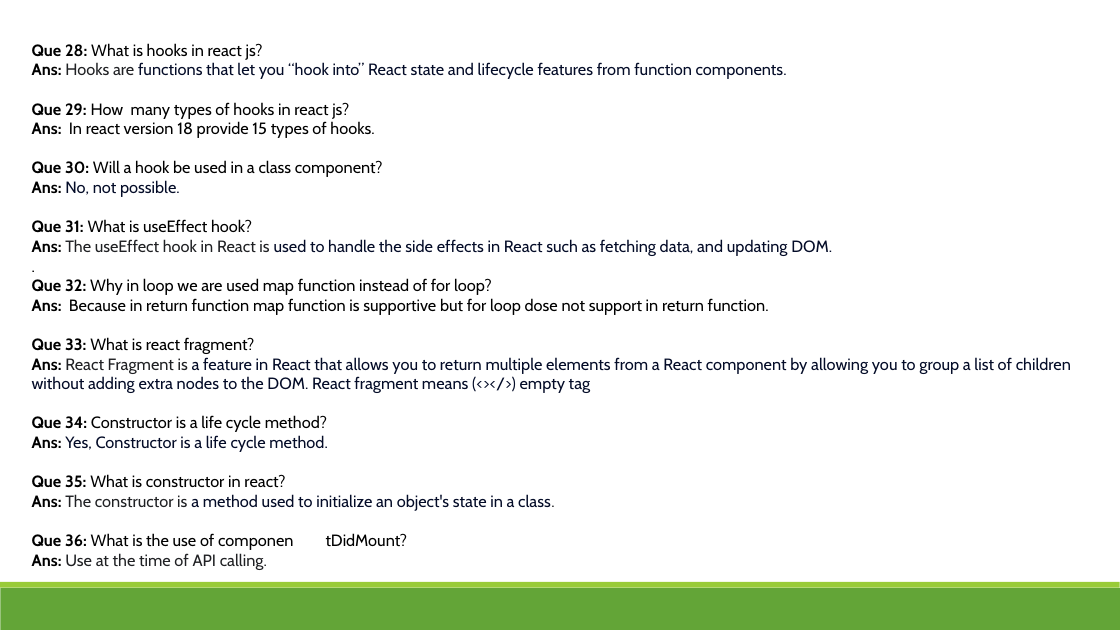
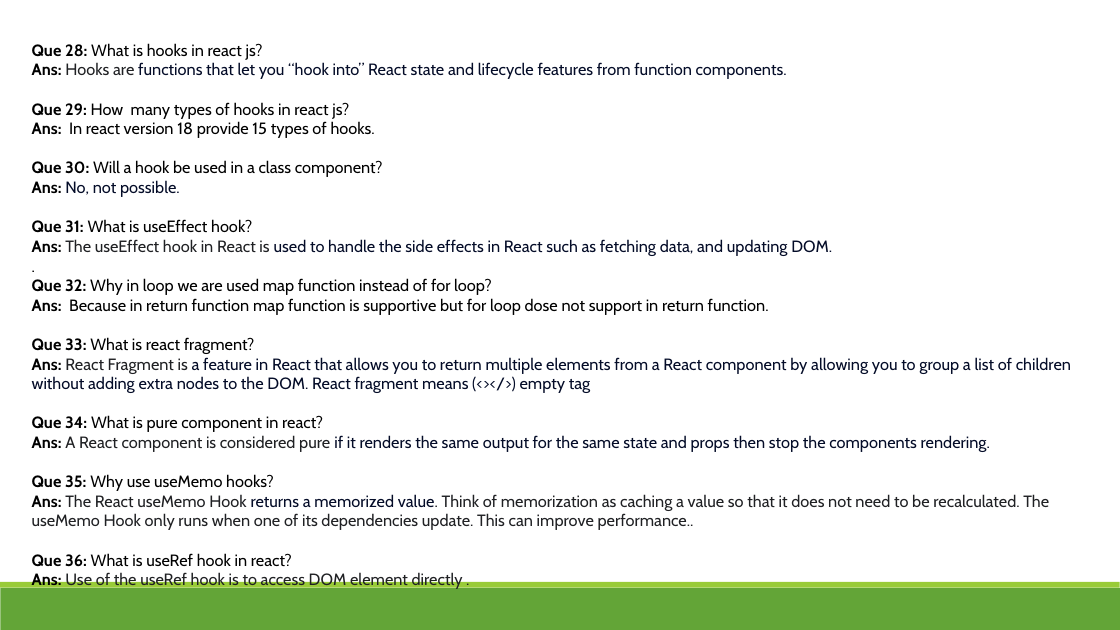
Before and after one commit to hatzademohit/code-step-by-step, a slide deck: slide 5 of QueAns/ReactQusAns.pptx. Drawn at 1120x630 pixels with LibreOffice and Linux fonts; fonts in the diff are those of the drawing. Boxes give left, top, right and bottom in pixels: in the first picture for what was removed or moved away, otherwise in the second. Text is boxed around its words. In the diff, an @@ line names an element or a change of style, - is before the commit and + after.

Commit message:
hooks commit

```diff
--- a/QueAns/ReactQusAns.pptx
+++ b/QueAns/ReactQusAns.pptx
@@ text at [32,415,1049,590]: text changed; text colour #000000 to #202124 @@
-Que 34: Constructor is a life cycle method?
-Ans: Yes, Constructor is a life cycle method.
-Que 35: What is constructor in react?
-Ans: The constructor is a method used to initialize an object's state in a class.
-Que 36: What is the use of componen tDidMount?
-Ans: Use at the time of API calling.
+Que 34: What is pure component in react?
+Ans: A React component is considered pure if it renders the same output for the same state and props then stop the components rendering.
+Que 35: Why use useMemo hooks?
+Ans: The React useMemo Hook returns a memorized value. Think of memorization as caching a value so that it does not need to be recalculated. The useMemo Hook only runs when one of its dependencies update. This can improve performance..
+Que 36: What is useRef hook in react?
+Ans: Use of the useRef hook is to access DOM element directly .
```
Also in this commit, not shown: 3 other slides changed, 1 slide added, 3 other files.
